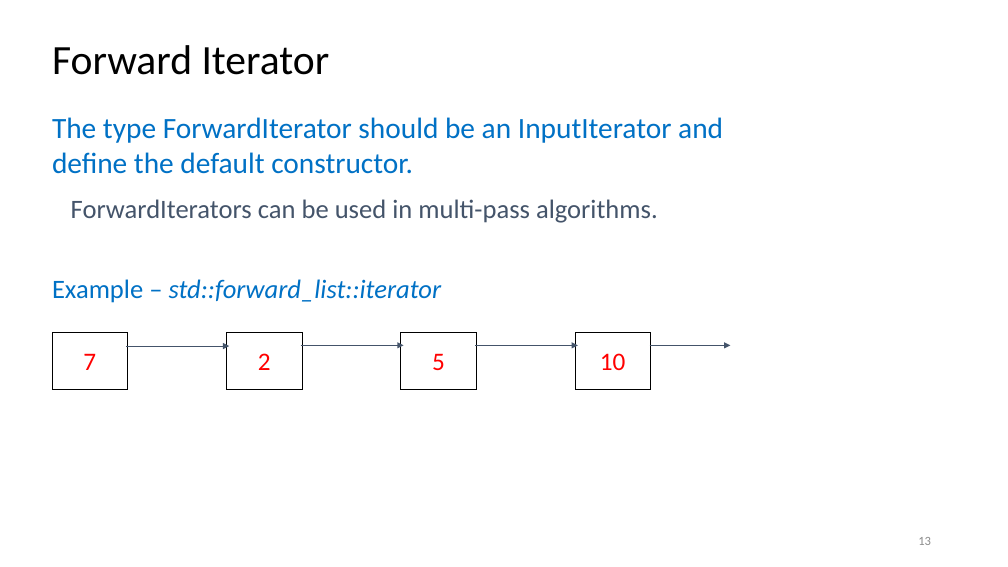
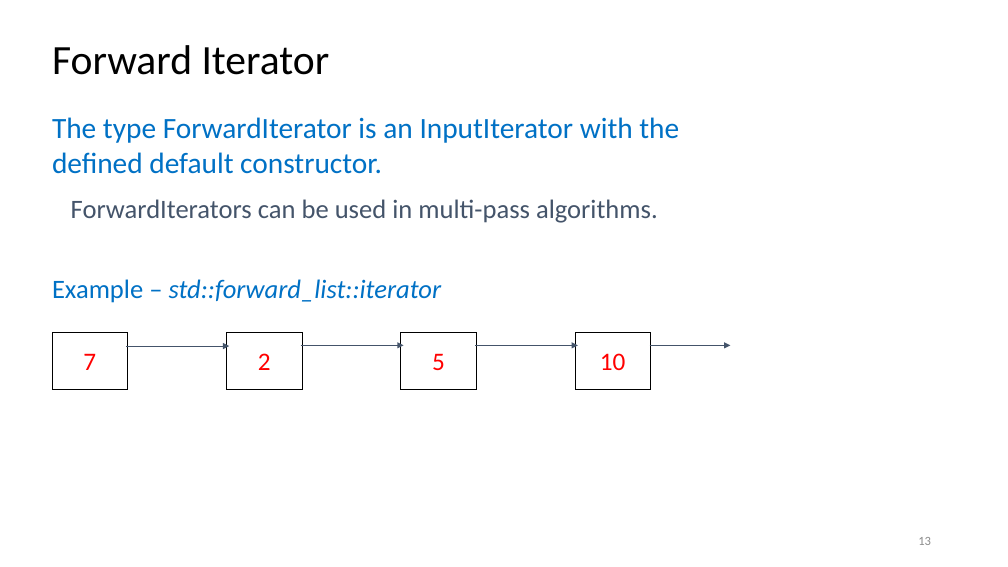
Before and after one commit to rarutyun/cpp-courses, a slide deck: slide 13 of 08_iterators/08_iterators.pptx. Drawn at 1008x567 pixels with LibreOffice and Linux fonts; fonts in the diff are those of the drawing. Boxes give left, top, right and bottom in pixels: in the first picture for what was removed or moved away, otherwise in the second. Text is boxed around its words. In the diff, an @@ line names an element or a change of style, - is before the commit and + after.

```diff
--- a/08_iterators/08_iterators.pptx
+++ b/08_iterators/08_iterators.pptx
@@ text at [52, 117, 679, 174]: text changed @@
-The type ForwardIterator should be an InputIterator and define the default constructor.
+The type ForwardIterator is an InputIterator with the defined default constructor.
```
Also in this commit, not shown: 15 other slides changed.
